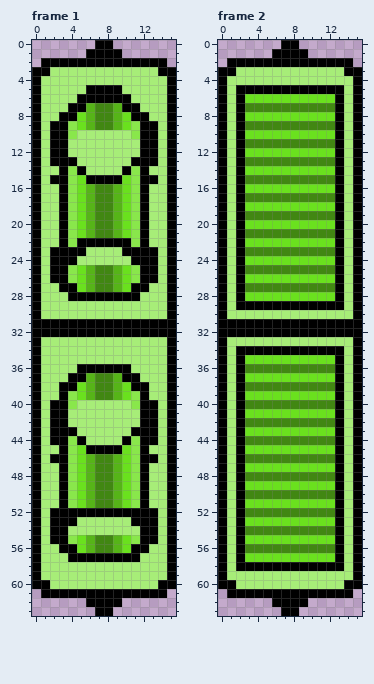
A pixel-art file gets an edit: Res/Aseprite/Cars/PlatformCarGreen.aseprite. The picture above was drawn from the file before the commit.
16x64 pixels, 2 frames. Shown: frame 1, frame 2.
After:
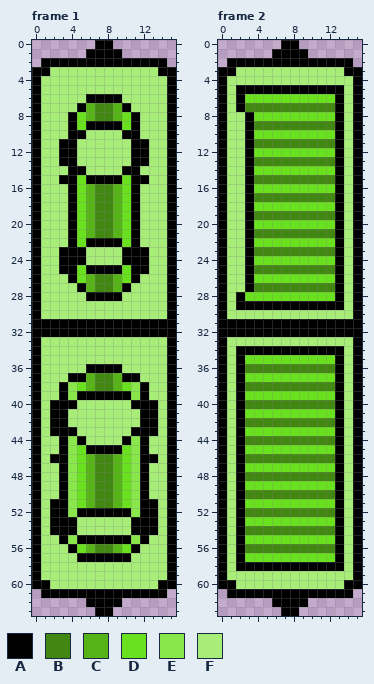
Palette (. is transparent): A #000000  B #418712  C #56b418  D #6ae11e  E #89e74b  F #a7ed78
Change:
Frame 1, layers "TopObject", "BottomObject":
y 5: x 6..9 AAAA -> FFFF
y 6: x 5 A -> F; x 10 A -> F
y 7: x 4 A -> F; x 11 A -> F
y 8: x 3 A -> F; x 12 A -> F
y 9: x 2..4 AAE -> FFA; x 6..9 CBBC -> AAAA; x 11..13 EAA -> AFF
y 10: x 2..5 AAEF -> FFAA; x 10..13 FEAA -> AAFF
y 11..12: x 2 A -> F; x 4 F -> A; x 11 F -> A; x 13 A -> F
y 13: x 2 A -> F; x 13 A -> F
y 14: x 3..4 AE -> FA; x 11..12 EA -> AF
y 15: x 2 A -> F; x 4 E -> A; x 11 E -> A; x 13 A -> F
y 16..21: x 3..4 AE -> FA; x 11..12 EA -> AF
y 22: x 3..5 AEA -> FAD; x 10..12 AEA -> DAF
y 23: x 2 A -> F; x 13 A -> F
y 24: x 2 A -> F; x 5 F -> A; x 10 F -> A; x 13 A -> F
y 25: x 2 A -> F; x 4 E -> A; x 6..9 CBBC -> AAAA; x 11 E -> A; x 13 A -> F
y 26: x 2..4 AAE -> FFA; x 11..13 EAA -> AFF
y 27: x 3..5 AAD -> FFA; x 10..12 DAA -> AFF
y 28: x 4..5 AA -> FF; x 10..11 AA -> FF
y 36: x 5 A -> F; x 10 A -> F
y 38: x 4 A -> E; x 11 A -> E
y 39: x 5..10 DCBBCD -> AAAAAA
y 40: x 4 E -> A; x 11 E -> A
y 44: x 2 A -> F; x 13 A -> F
y 51: x 2 F -> A; x 13 F -> A
y 52: x 4 A -> E; x 11 A -> E
y 54: x 4 F -> A; x 11 F -> A
y 55: x 2 A -> F; x 5..10 DCBBCD -> AAAAAA; x 13 A -> F
y 56: x 3 A -> F; x 12 A -> F
y 57: x 4 A -> F; x 11 A -> F
Frame 2, layer "TopObject":
y 8: x 2..3 AD -> FA
y 9: x 2..3 AB -> FA
y 10: x 2..3 AD -> FA
y 11: x 2..3 AB -> FA
y 12: x 2..3 AD -> FA
y 13: x 2..3 AB -> FA
y 14: x 2..3 AD -> FA
y 15: x 2..3 AB -> FA
y 16: x 2..3 AD -> FA
y 17: x 2..3 AB -> FA
y 18: x 2..3 AD -> FA
y 19: x 2..3 AB -> FA
y 20: x 2..3 AD -> FA
y 21: x 2..3 AB -> FA
y 22: x 2..3 AD -> FA
y 23: x 2..3 AB -> FA
y 24: x 2..3 AD -> FA
y 25: x 2..3 AB -> FA
y 26: x 2..3 AD -> FA
y 27: x 2..3 AB -> FA
Pixel boxes of the changes (left, top, right, bottom) in both pictures:
changed: (50, 85, 158, 301)
changed: (50, 364, 158, 445)
changed: (50, 499, 158, 562)
changed: (236, 112, 254, 292)
